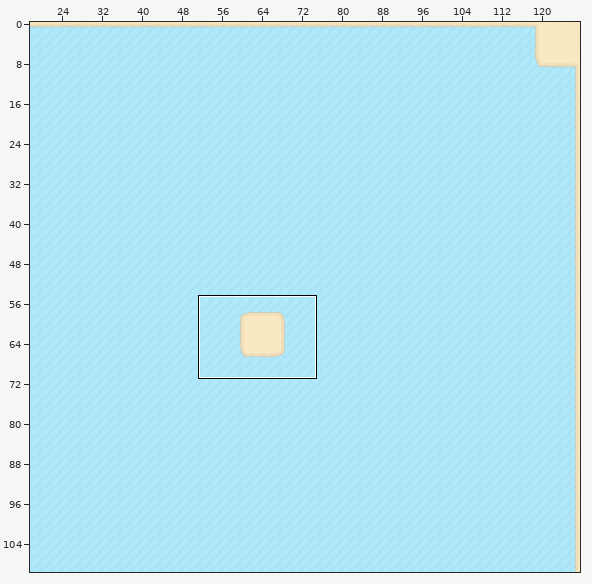
A Tiled map gets an edit: core/assets/models/map.tmx. The picture above shows the old version from afar; the outline marks the close-up.
Close-up. The starting point:
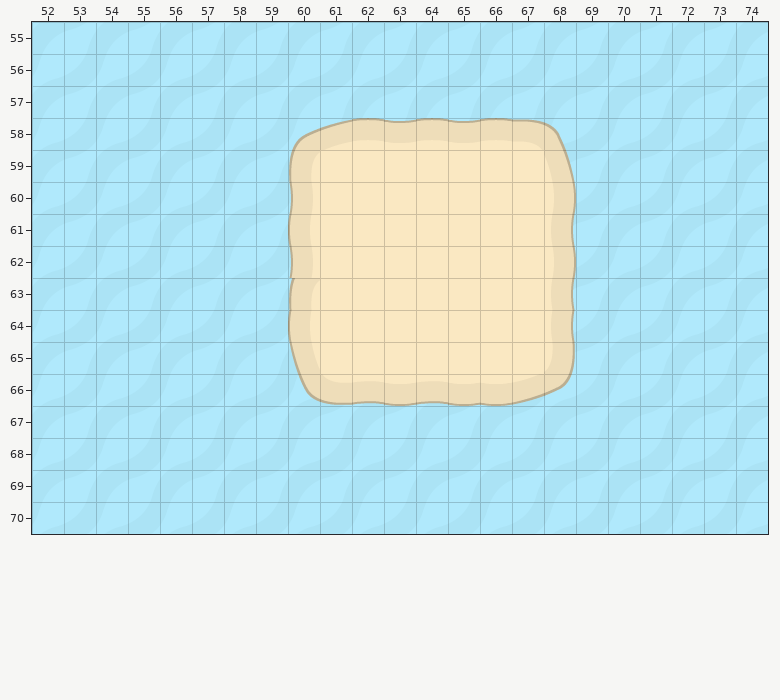
Cells are 32x32 px. Shown: x 52..74, y 55..70.
Now the later version:
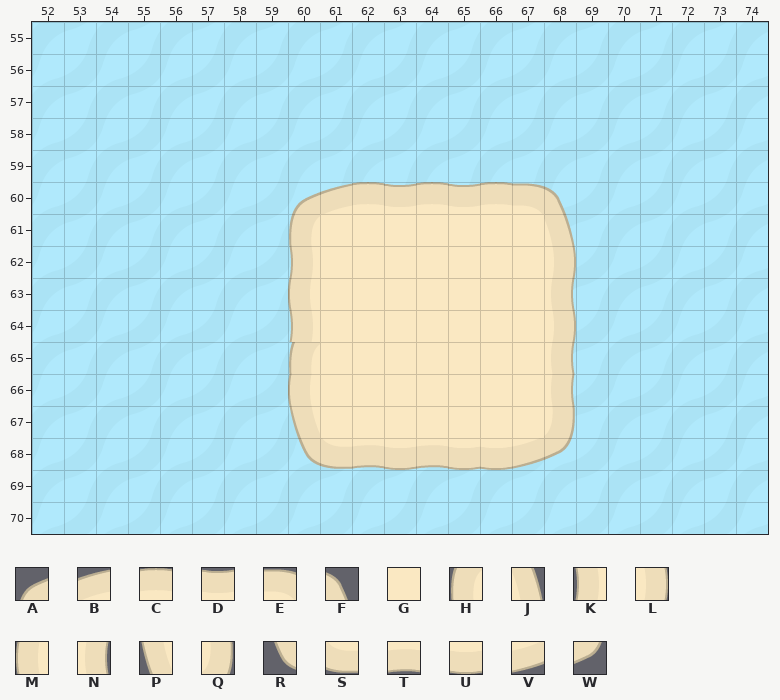
Key: from "finalset": A 0, B 1, C 2, D 3, E 4, F 5, G 9, H 32, J 37, K 64, L 69, M 96, N 101, P 128, Q 133, R 160, S 161, T 162, U 163, V 164, W 165.
_ is an empty cell, . an unchanged one.
Message: Map Update with island in middle
Difference:
--- layer "land"
@@ x 60..68 @@
-58 ABCDCDCEF
-59 HGGGGGGGJ
-60 KGGGGGGGL
-61 M.......N
+58 _________
+59 _________
+60 ABCDCDCEF
+61 H.......J
@@ x 60..68 @@
-63 H........
-64 M.......N
-65 P.......Q
-66 RSTUTUUVW
-67 _________
-68 _________
+63 M........
+64 K.......L
+65 H.......N
+66 MGGGGGGGN
+67 PGGGGGGGQ
+68 RSTUTUUVW
